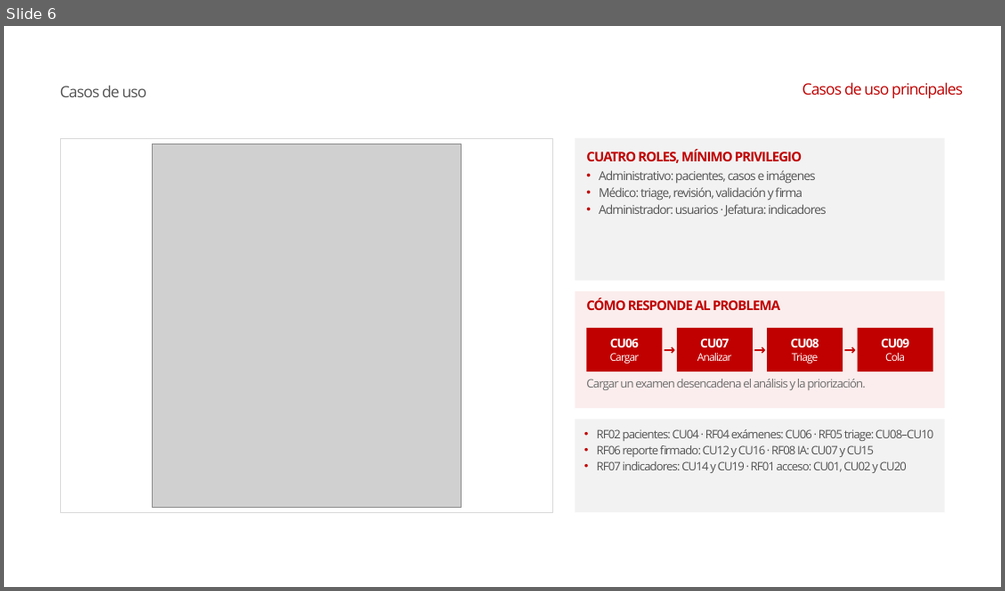
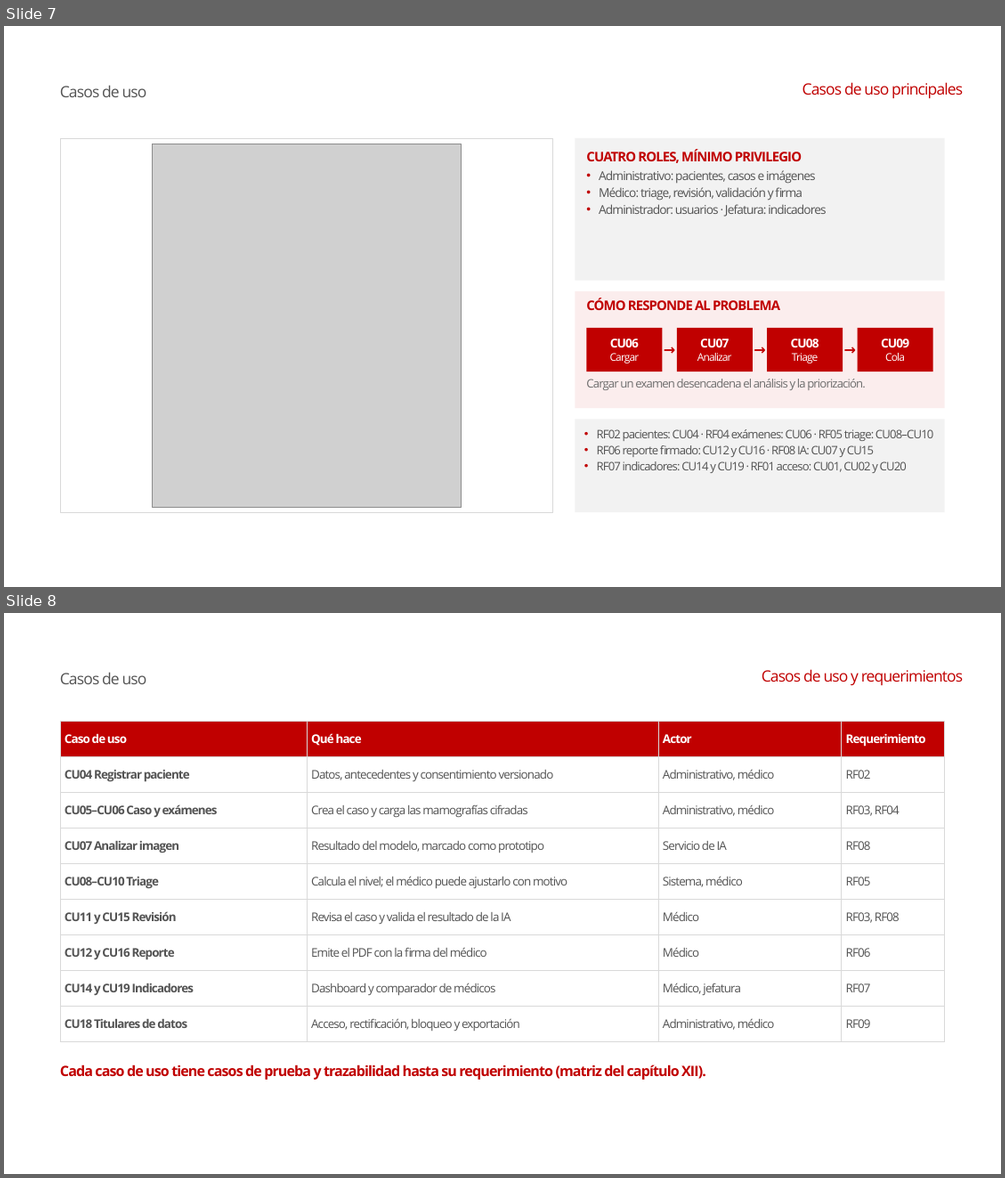
Before and after one commit to conEFE/Proyecto-Aurora, a slide deck: docs/informe_final/presentacion/Presentacion_Aurora_Informe_Final.pptx. Shown one above the other, each under a label of ours: slide 6 before the commit, slides 7 and 8 after it. The pictures are 1005x591 and 1005x1178 pixels, drawn with LibreOffice and Linux fonts; fonts in the diff are those of the drawing; grey boxes stand for pictures; background and template pictures are left out. Boxes give left, top, right and bottom in pixels: in the first picture for what was removed or moved away, otherwise in the second. Text is boxed around its words. In the diff, an @@ line names an element or a change of style, - is before the commit and + after.

```diff
--- a/docs/informe_final/presentacion/Presentacion_Aurora_Informe_Final.pptx
+++ b/docs/informe_final/presentacion/Presentacion_Aurora_Informe_Final.pptx
@@ slide 8 added at bbox=[4, 613, 1001, 1174], background #FFFFFF; not listed: 1 template element that a slide beside it also shows @@
@@ text added at bbox=[60, 672, 147, 684], 30 pt, text #535353 @@
+Casos de uso
@@ text added at bbox=[761, 669, 963, 686], 30 pt, text #C00000 @@
+Casos de uso y requerimientos
@@ table added at bbox=[60, 722, 945, 1034], 9 rows, 4 columns @@
+Caso de uso | Qué hace | Actor | Requerimiento
+CU04 Registrar paciente | Datos, antecedentes y consentimiento versionado | Administrativo, médico | RF02
+CU05–CU06 Caso y exámenes | Crea el caso y carga las mamografías cifradas | Administrativo, médico | RF03, RF04
+CU07 Analizar imagen | Resultado del modelo, marcado como prototipo | Servicio de IA | RF08
+CU08–CU10 Triage | Calcula el nivel; el médico puede ajustarlo con motivo | Sistema, médico | RF05
+CU11 y CU15 Revisión | Revisa el caso y valida el resultado de la IA | Médico | RF03, RF08
+CU12 y CU16 Reporte | Emite el PDF con la firma del médico | Médico | RF06
+CU14 y CU19 Indicadores | Dashboard y comparador de médicos | Médico, jefatura | RF07
+CU18 Titulares de datos | Acceso, rectificación, bloqueo y exportación | Administrativo, médico | RF09
@@ text added at bbox=[60, 1064, 706, 1079], 27.5 pt, text #C00000, bold @@
+Cada caso de uso tiene casos de prueba y trazabilidad hasta su requerimiento (matriz del capítulo XII).
@@ what was slide 6 is now slide 7 @@
```
Also in this commit, not shown: 2 slides changed, 2 other slides added, 2 other files.
